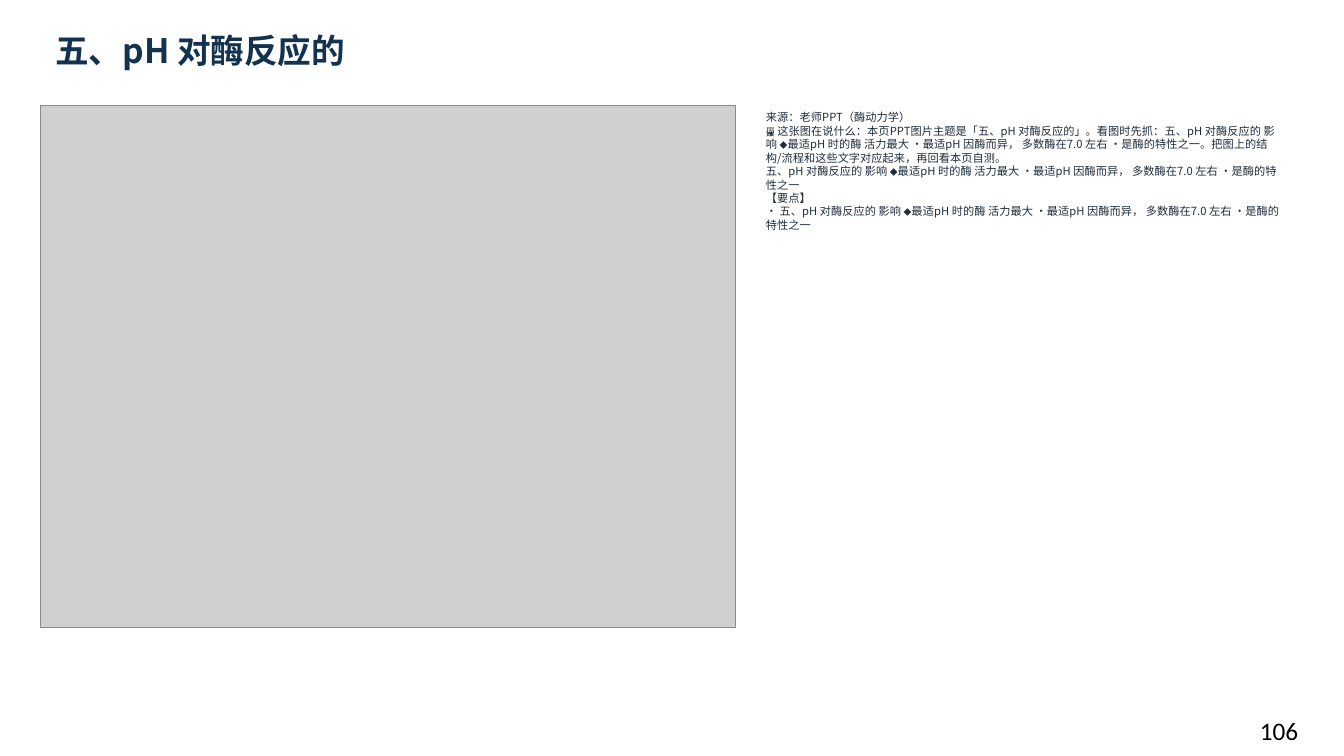
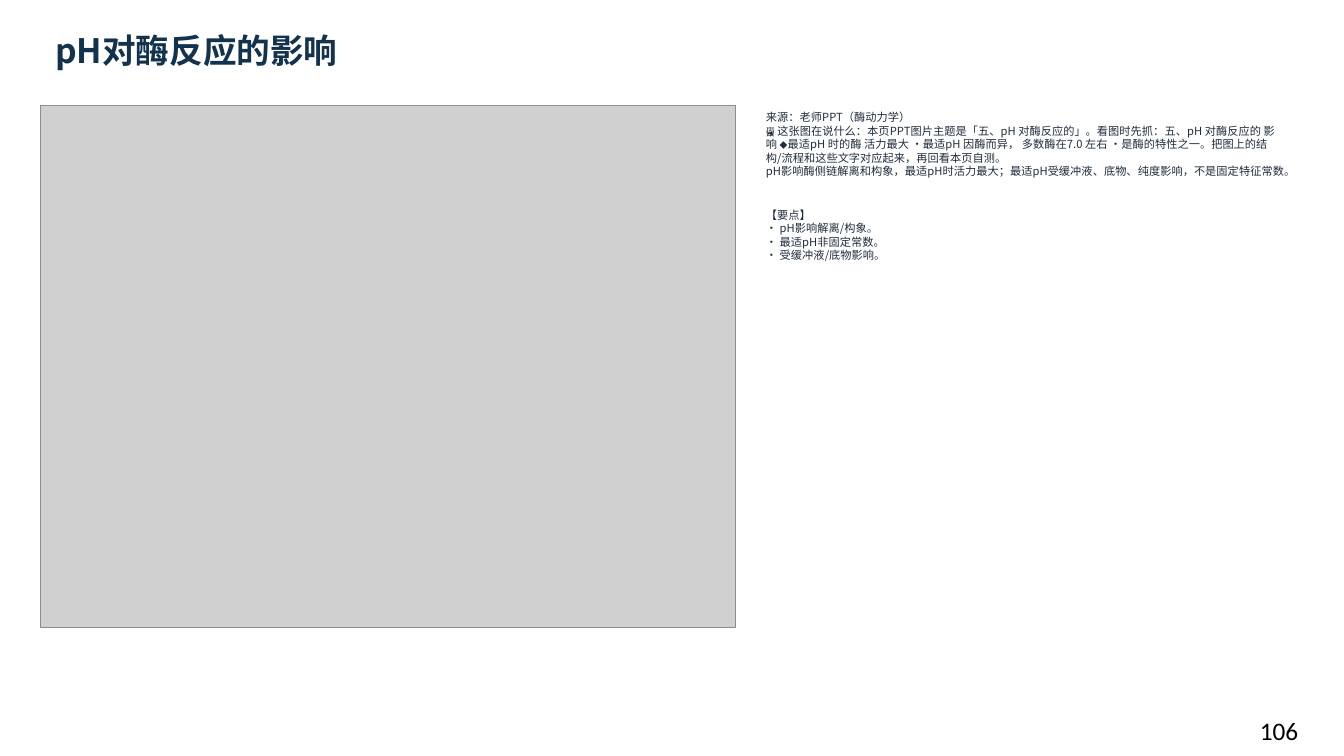
Before and after one commit to newkan-li/Biochemistry, a slide deck: slide 106 of downloads/bc07-ai-style.pptx. Drawn at 1344x756 pixels with LibreOffice and Linux fonts; fonts in the diff are those of the drawing; grey boxes stand for pictures. Boxes give left, top, right and bottom in pixels: in the first picture for what was removed or moved away, otherwise in the second. Text is boxed around its words. In the diff, an @@ line names an element or a change of style, - is before the commit and + after.

```diff
--- a/downloads/bc07-ai-style.pptx
+++ b/downloads/bc07-ai-style.pptx
@@ text at <box>55,34,337,71</box>: text changed @@
-五、pH 对酶反应的
+pH对酶反应的影响
@@ text at <box>766,111,1295,261</box>: text changed @@
-来源：老师PPT（酶动力学）
-🖼 这张图在说什么：本页PPT图片主题是「五、pH 对酶反应的」。看图时先抓：五、pH 对酶反应的 影响 ⬥最适pH 时的酶 活力最大 •最适pH 因酶而异， 多数酶在7.0 左右 •是酶的特性之一。把图上的结构/流程和这些文字对应起来，再回看本页自测。
-五、pH 对酶反应的 影响 ⬥最适pH 时的酶 活力最大 •最适pH 因酶而异， 多数酶在7.0 左右 •是酶的特性之一
-【要点】
-• 五、pH 对酶反应的 影响 ⬥最适pH 时的酶 活力最大 •最适pH 因酶而异， 多数酶在7.0 左右 •是酶的特性之一
+来源：老师PPT（酶动力学）
+🖼 这张图在说什么：本页PPT图片主题是「五、pH 对酶反应的」。看图时先抓：五、pH 对酶反应的 影响 ⬥最适pH 时的酶 活力最大 •最适pH 因酶而异， 多数酶在7.0 左右 •是酶的特性之一。把图上的结构/流程和这些文字对应起来，再回看本页自测。
+pH影响酶侧链解离和构象，最适pH时活力最大；最适pH受缓冲液、底物、纯度影响，不是固定特征常数。
+【要点】
+• pH影响解离/构象。
+• 最适pH非固定常数。
+• 受缓冲液/底物影响。
```
Also in this commit, not shown: 24 other slides changed, 12 slides added, 10 other files.
